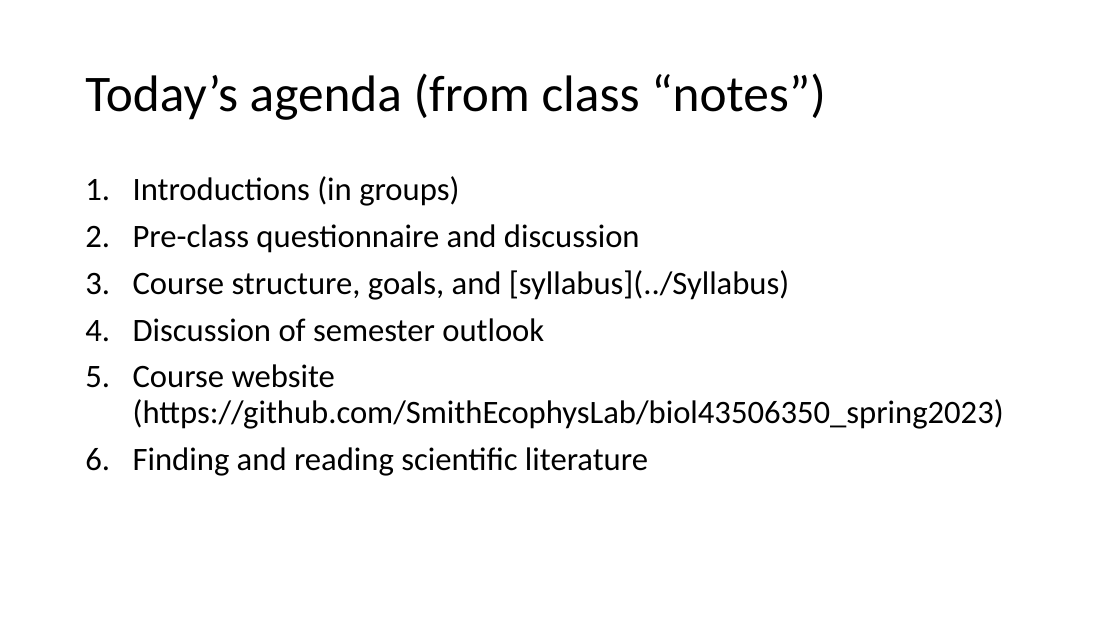
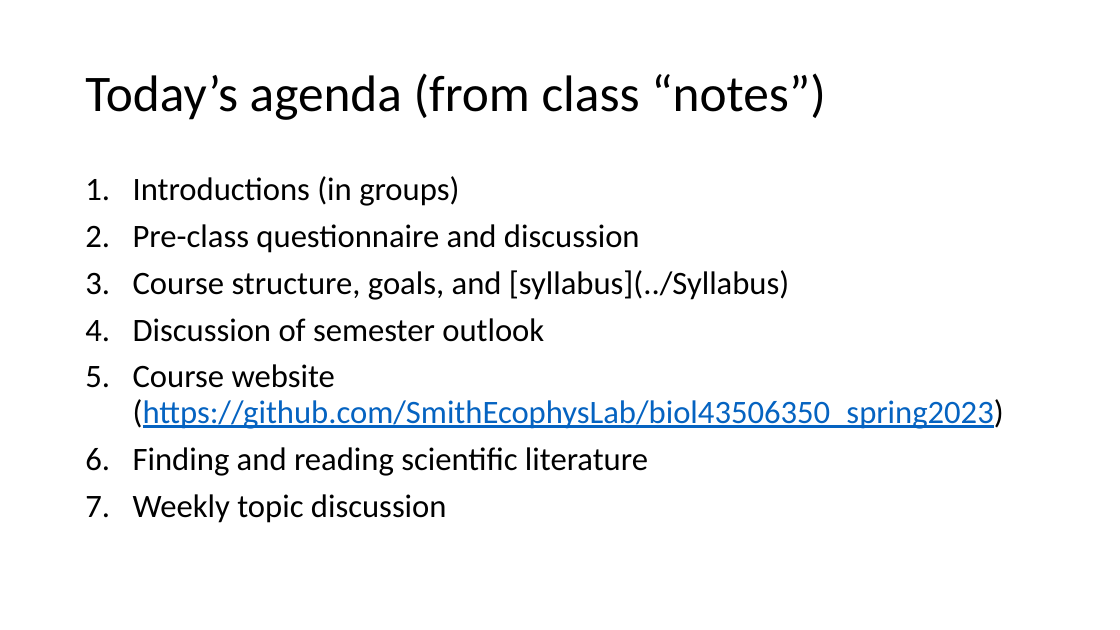
Before and after one commit to SmithEcophysLab/biol43506350_spring2023, a slide deck: slide 2 of lecture_slides/src/slides_01.11.2023.pptx. Drawn at 1120x630 pixels with LibreOffice and Linux fonts; fonts in the diff are those of the drawing. Boxes give left, top, right and bottom in pixels: in the first picture for what was removed or moved away, otherwise in the second. Text is boxed around its words. In the diff, an @@ line names an element or a change of style, - is before the commit and + after.

Commit message:
updated agenda

```diff
--- a/lecture_slides/src/slides_01.11.2023.pptx
+++ b/lecture_slides/src/slides_01.11.2023.pptx
@@ text at box(133, 364, 1004, 429): text colour #000000 to #0563C1, underline on in "(https://github.com/SmithEcophysLab/biol43506350_spring2023)" @@
@@ text at box(133, 494, 447, 523): paragraph added @@
+7. Weekly topic discussion
```
Also in this commit, not shown: 2 other files.
